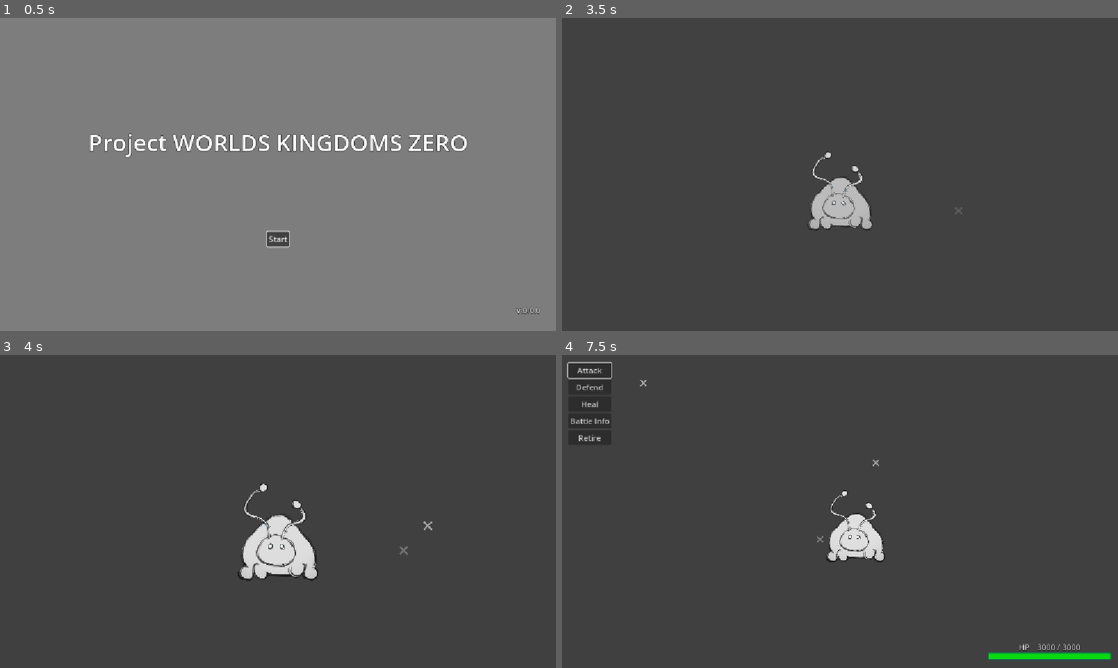
Above: before the commit, frames 1-4 (two rows, left to right).
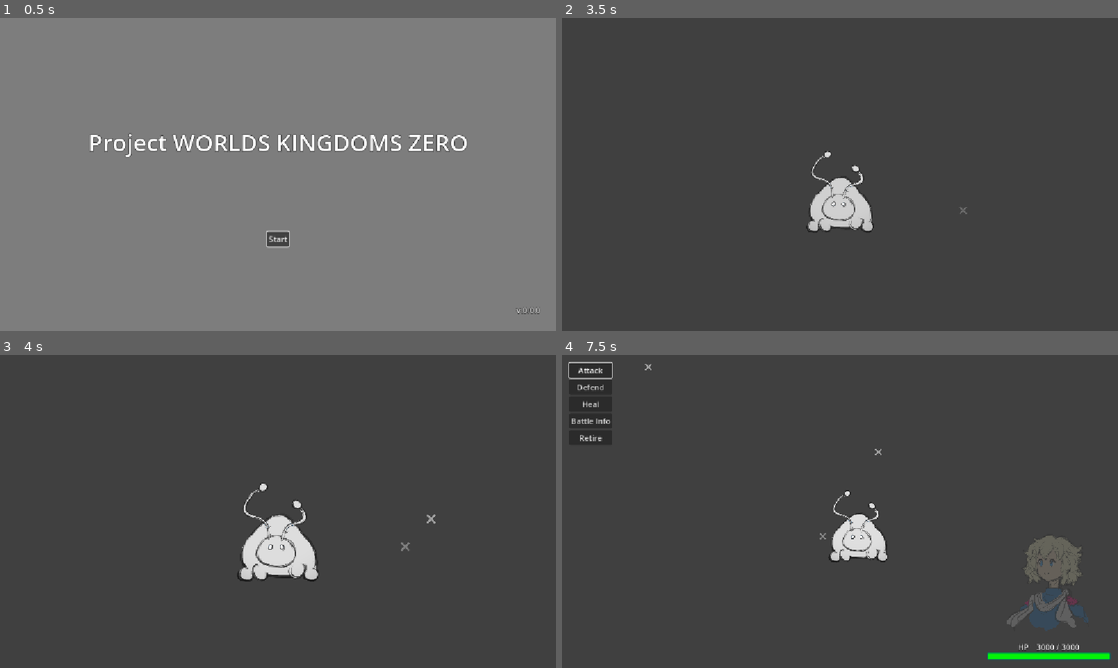
Above: after the commit, the same moments.

Repository: Adnyropast/pwkz-godot-4.7
Game: Godot game, scene res://scenes/title_screen.tscn
The game is run twice, just before and just after one commit, with the same random seed, the same clock (stepped at 60 frames per second) and the same inputs. The engine's default icon, where the game draws it, is replaced by a stand-in: a white triangle on a blue panel in a dark square.
Inputs:
- Up to frame 1 (0.5 s): no input
- Up to frame 2 (3.5 s): click "Start" at 0.5 s; click "Maria Game" at 1.25 s; tap Enter at 2.75 s
- Up to frame 3 (4 s): no input
- Up to frame 4 (7.5 s): no input

Frame 1 is identical in both runs. In frame 2, 0.5% of the frame differs, in the area x 43-73%, y 42-69%; in frame 3, 0.6%; in frame 4, 3.3%, in the area x 0-99%, y 2-98%.

Commit message:
fix: fix button audio with mouse click & make buttons action mode button press

Diff:
--- a/globals/SFX.gd
+++ b/globals/SFX.gd
@@ -10,6 +10,7 @@
 
 func on_node_added(node: Node) -> void:
 	if node is Button:
+		node.action_mode = BaseButton.ACTION_MODE_BUTTON_PRESS
 		node.focus_entered.connect(on_node_focus_entered)
 		node.pressed.connect(on_node_pressed)
 
